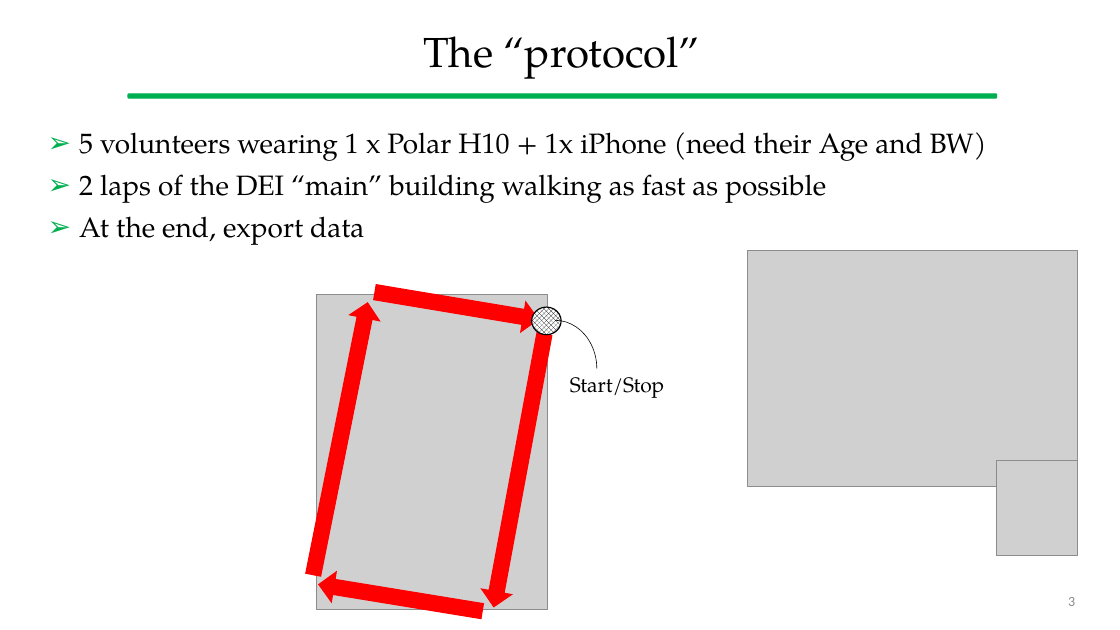
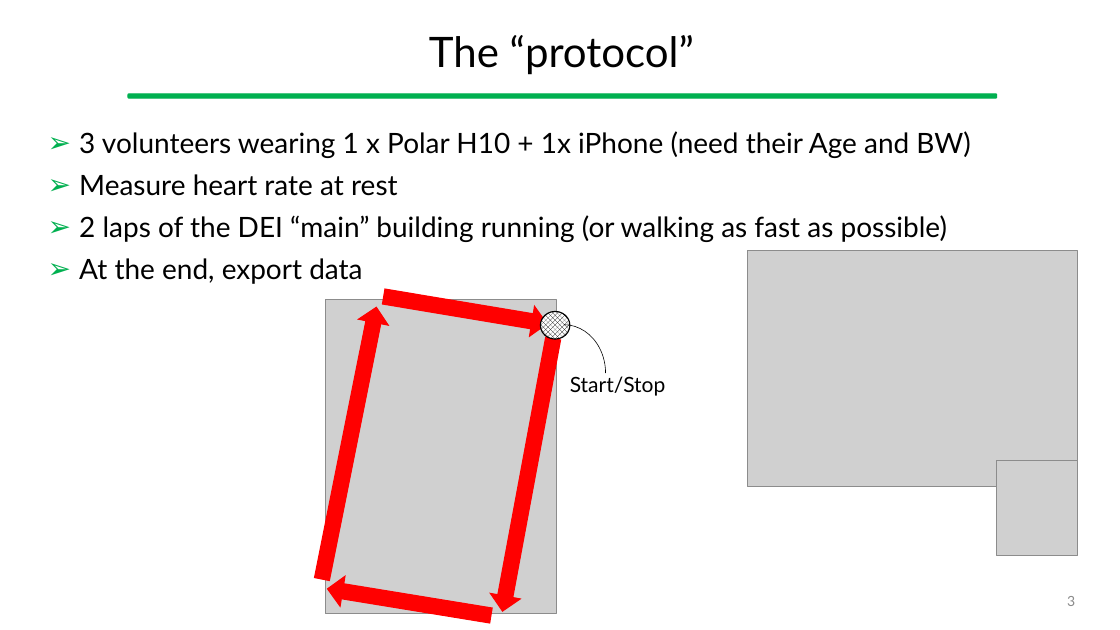
Before and after one commit to gcappon/bwthw, a slide deck: slide 3 of lab_12-symposium/lab_12-symposium.pptx. Drawn at 1120x630 pixels with LibreOffice and Linux fonts; fonts in the diff are those of the drawing; grey boxes stand for pictures. Boxes give left, top, right and bottom in pixels: in the first picture for what was removed or moved away, otherwise in the second. Text is boxed around its words. In the diff, an @@ line names an element or a change of style, - is before the commit and + after.

```diff
--- a/lab_12-symposium/lab_12-symposium.pptx
+++ b/lab_12-symposium/lab_12-symposium.pptx
@@ title "The “protocol”" at <box>429,35,694,75</box>: font TeX Gyre Pagella to Lato @@
@@ text at <box>79,131,970,242</box>: text changed; font TeX Gyre Pagella to Lato @@
-➢ 5 volunteers wearing 1 x Polar H10 + 1x iPhone (need their Age and BW)
-➢ 2 laps of the DEI “main” building walking as fast as possible
+➢ 3 volunteers wearing 1 x Polar H10 + 1x iPhone (need their Age and BW)
+➢ Measure heart rate at rest
+➢ 2 laps of the DEI “main” building running (or walking as fast as possible)
@@ text at <box>79,258,362,284</box>: font TeX Gyre Pagella to Lato in "At the end, export data" @@
@@ 4 down arrows, 1 picture, 1 ellipse, 1 arc (boxed as its full ellipse): place and size @@
-4 down arrows, 1 picture, 1 ellipse, 1 arc (boxed as its full ellipse) at <box>298,277,597,626</box>
+4 down arrows, 1 picture, 1 ellipse, 1 arc (boxed as its full ellipse) at <box>308,282,606,630</box>
@@ text "Start/Stop" at <box>570,376,666,396</box>: font TeX Gyre Pagella to Lato @@
```
Also in this commit, not shown: 4 other slides changed, 1 other file.
